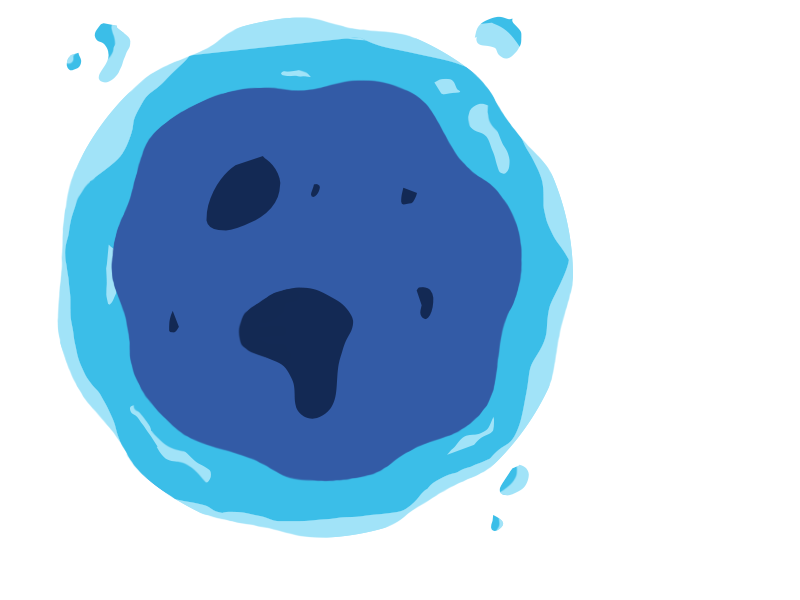
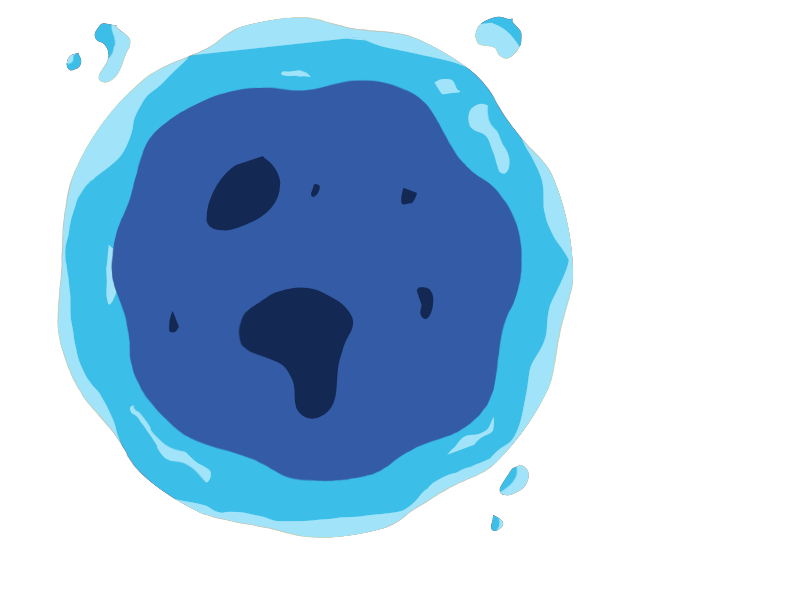
Two versions of the same layered image (800×600). Layer-by-layer changes:
added group "water" (1st of 3) with 4 layers above "lava" over [57, 16, 573, 538]
moved "Layer 1" (1st of 2, in "water") into group "water" over [110, 79, 523, 482]
moved "Layer 2" (1st of 2, in "water") into group "water" over [57, 16, 573, 538]
moved "water" (2nd of 3, in "water") into group "water" over [57, 16, 573, 538]
added group "lava" with 6 layers above "Layer 4" over [57, 16, 573, 538]
added layer "Layer 5" in group "lava" over [65, 77, 544, 513]
added layer "Layer 3" (2nd of 2, in "lava") in group "lava" over [65, 77, 544, 513]
added layer "Layer 1" (2nd of 2, in "lava") in group "lava" over [110, 79, 523, 482]
added layer "Layer 6" in group "lava" over [57, 16, 573, 538]
added layer "Layer 2" (2nd of 2, in "lava") in group "lava" over [57, 16, 573, 538]
added layer "water" (3rd of 3, in "lava") in group "lava" over [57, 16, 573, 538]
